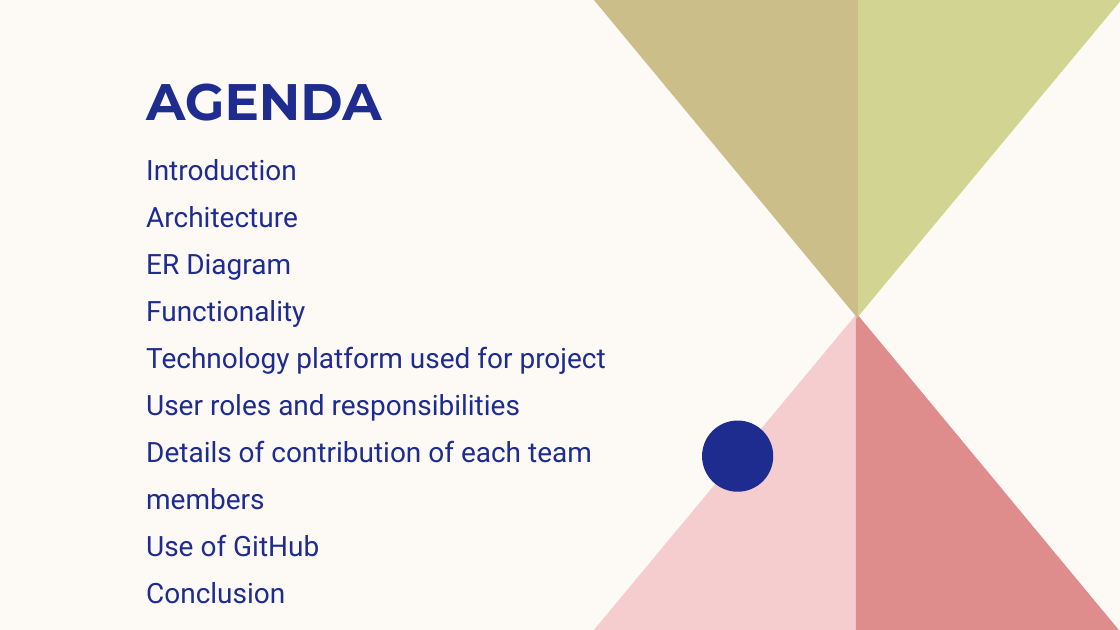
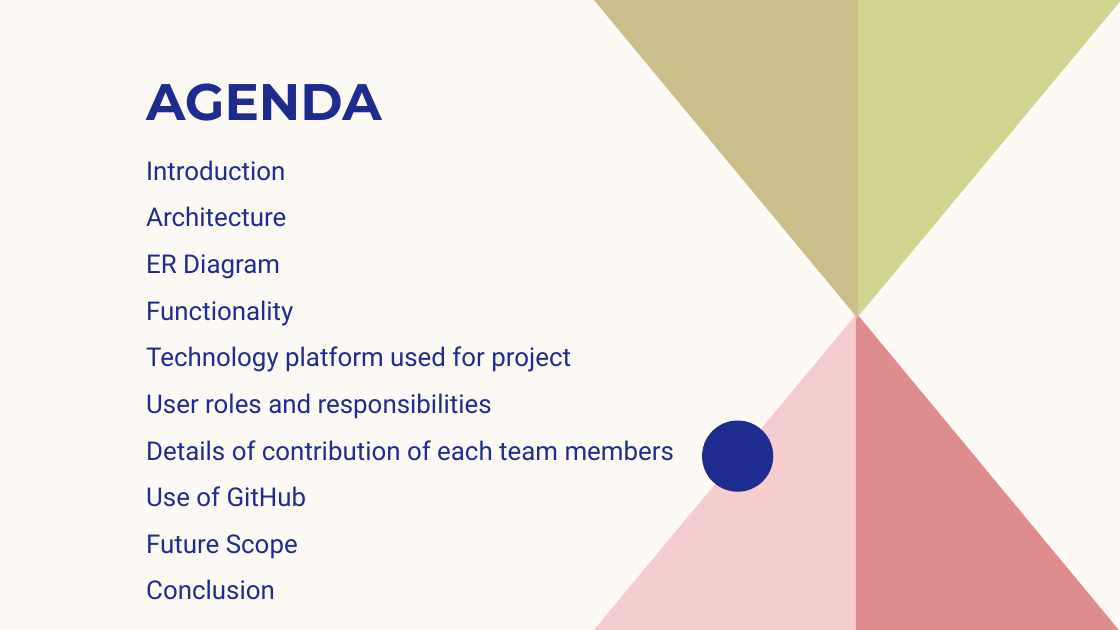
Before and after one commit to Sushil9731/Myproject, a slide deck: slide 2 of document/Learning Managemt System. (2).pptx. Drawn at 1120x630 pixels with LibreOffice and Linux fonts; fonts in the diff are those of the drawing. Boxes give left, top, right and bottom in pixels: in the first picture for what was removed or moved away, otherwise in the second. Text is boxed around its words. In the diff, an @@ line names an element or a change of style, - is before the commit and + after.

```diff
--- a/document/Learning Managemt System. (2).pptx
+++ b/document/Learning Managemt System. (2).pptx
@@ text at box(146, 160, 674, 600): size 24 to 22.2 pt; line spacing 1.4 to 1.5 @@
@@ text at box(146, 534, 298, 559): paragraph added @@
+Future Scope
```
Also in this commit, not shown: 7 other slides changed, 2 slides added.
